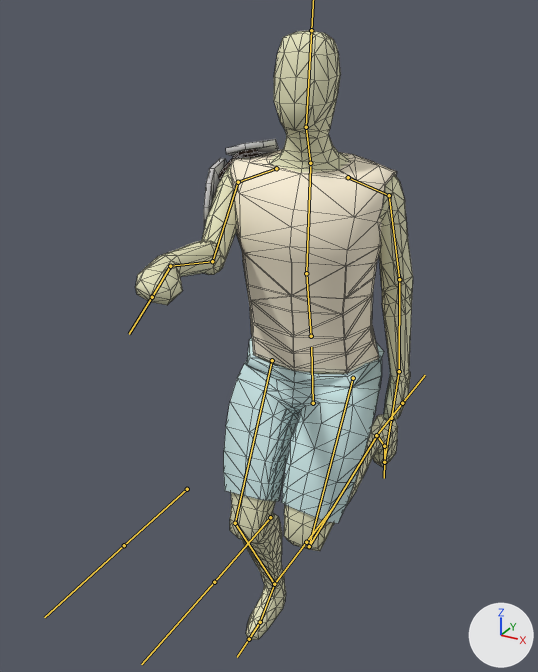
An edit to the FBX model Awful Summer Jam 19/Assets/Models/Characters/Man.fbx, drawn before and after from the same camera.
Both versions are drawn from a 50 mm camera at (0.718, -1.526, 1.649) aimed at (-0.049, -0.131, 0.951). Every picture has the same lights, and +X, +Y and +Z are marked at lower right. Both versions are drawn at frame 7 of the action 'Skeleton|RightArmCut'; the numbers are the values there. The bones that bend it are drawn over the model as lines. Mesh edges are drawn as thin lines.
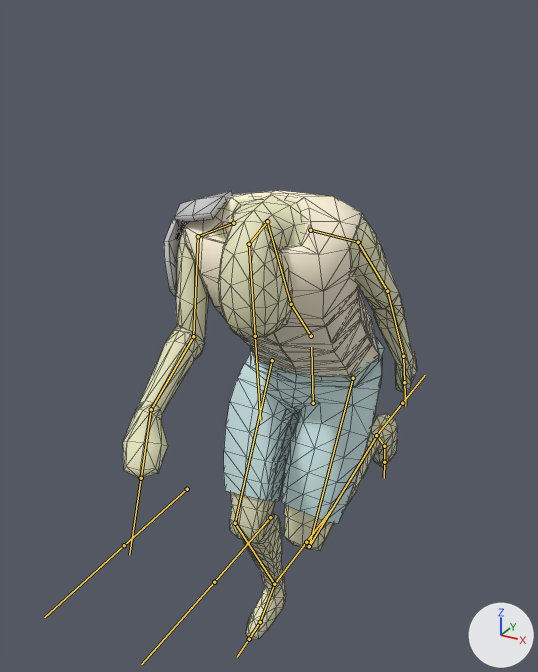
Where the change shows, as pixel boxes [x1, y1, x2, y2] in the pictures (538 x 672 px):
'Cube', posed (27% shorter): before [135, 30, 413, 640]; after [123, 195, 417, 640]
'Cube.009', posed (18% wider, 16% shorter): before [230, 149, 396, 373]; after [184, 190, 380, 378]
'Cube.010', posed: before [224, 338, 384, 523]; after [224, 338, 385, 523]
'Cube.013', posed: before [204, 139, 279, 227]; after [164, 191, 233, 297]
bone 'Belly', root to tip: before (311, 336) to (306, 273); after (311, 336) to (291, 304)
bone 'Neck', root to tip: before (310, 163) to (306, 127); after (267, 221) to (249, 244)
bone 'Head', root to tip: before (306, 127) to (311, 30); after (249, 244) to (255, 336)

What changed in the scene script:
```text
Change bone_belly:
    where bone_belly = bpy.data.objects['Skeleton'].pose.bones['Belly']  # child of 'Hips'
    bone_belly.rotation_quaternion: (1.0, 0.0, 0.023, -0.009) -> (0.965, 0.262, 0.023, -0.001)  # degrees (0, 3, -1) -> degrees (30, 3, 1)
Change bone_neck:
    where bone_neck = bpy.data.objects['Skeleton'].pose.bones['Neck']  # child of 'Chest'
    bone_neck.rotation_quaternion: (1.0, 0.0, 0.0, 0.0) -> (0.915, 0.4, 0.037, 0.043)  # degrees (0, 0, 0) -> degrees (47, 2, 6)
Change bone_head:
    where bone_head = bpy.data.objects['Skeleton'].pose.bones['Head']  # child of 'Neck'
    bone_head.rotation_quaternion: (0.995, -0.104, 0.0, 0.0) -> (0.683, 0.725, 0.038, 0.08)  # degrees (-12, 0, 0) -> degrees (93, -4, 9)
```
